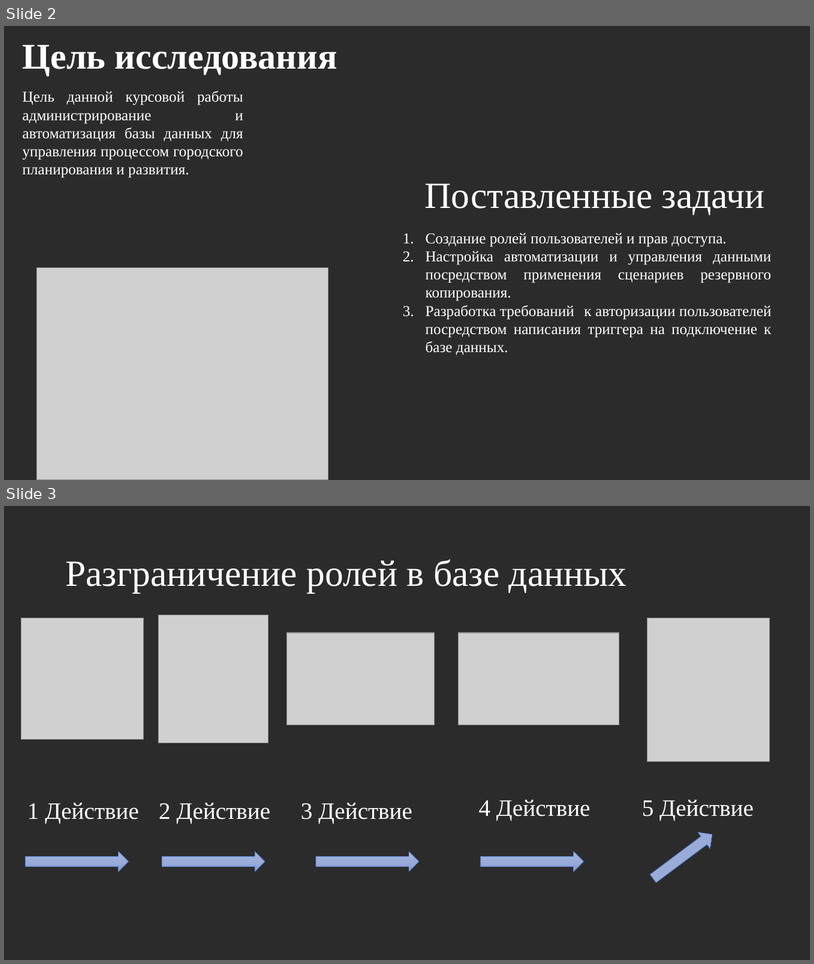
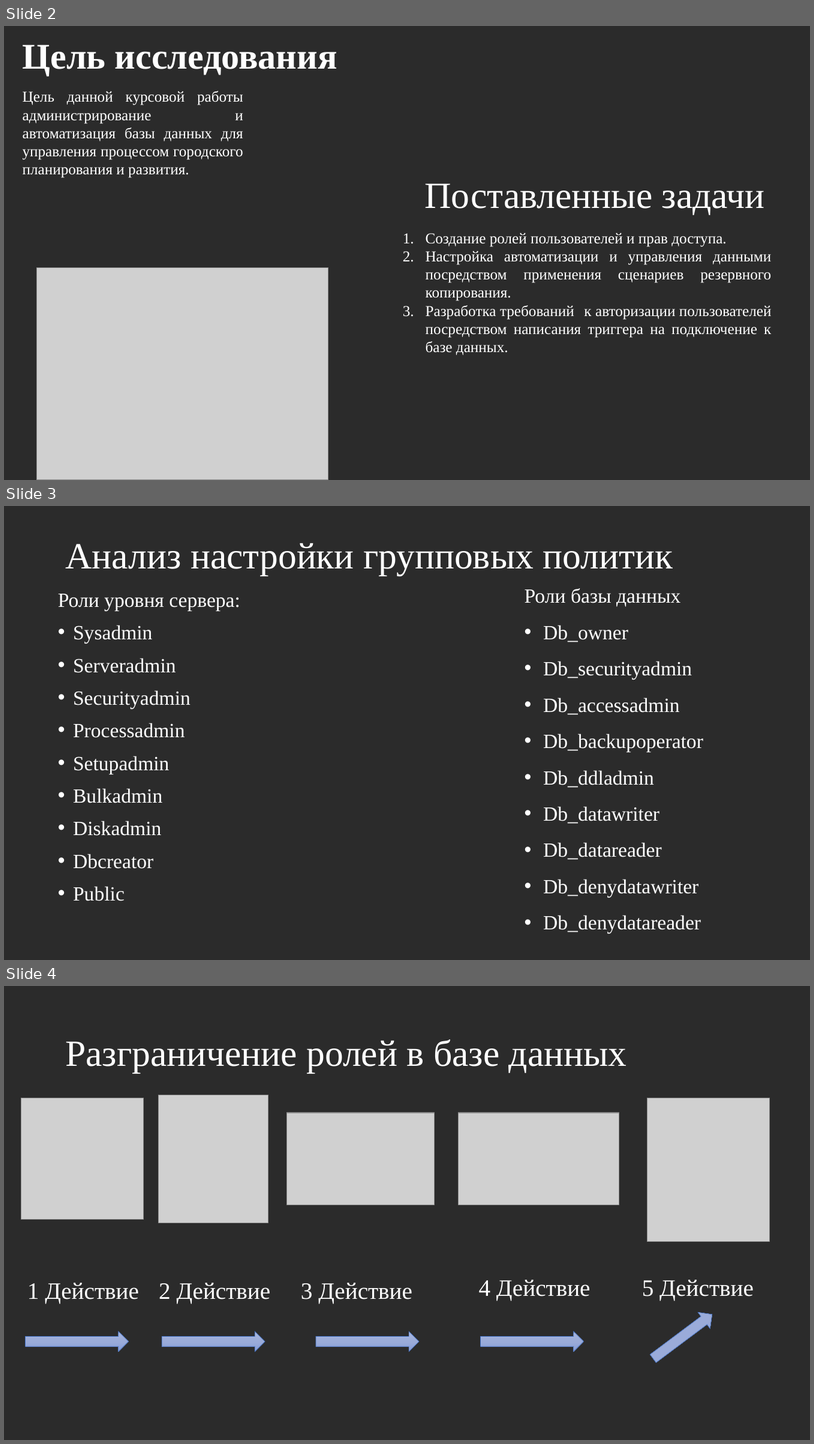
Before and after one commit to EVETuesday/UrbanPlanning, a slide deck: 07.01/07.01_Презентация_КириллинМаксим.pptx. Shown one above the other, each under a label of ours: slides 2 and 3 before the commit, slides 2, 3 and 4 after it. The pictures are 814x964 and 814x1444 pixels, drawn with LibreOffice and Linux fonts; fonts in the diff are those of the drawing; grey boxes stand for pictures; background and template pictures are left out; a plain dark background stands for a picture behind light text. Boxes give left, top, right and bottom in pixels: in the first picture for what was removed or moved away, otherwise in the second. Text is boxed around its words. In the diff, an @@ line names an element or a change of style, - is before the commit and + after.

```diff
--- a/07.01/07.01_Презентация_КириллинМаксим.pptx
+++ b/07.01/07.01_Презентация_КириллинМаксим.pptx
@@ slide 3 added at (x1=4, y1=506, x2=810, y2=960), background picture (left out) @@
@@ title added at (x1=65, y1=543, x2=673, y2=576), 44 pt, text #FFFFFF @@
+Анализ настройки групповых политик
@@ text added at (x1=58, y1=594, x2=240, y2=868), 24 pt, text #FFFFFF @@
+Роли уровня сервера:
+• Sysadmin
+• Serveradmin
+• Securityadmin
+• Processadmin
+• Setupadmin
+• Bulkadmin
+• Diskadmin
+• Dbcreator
+• Public
@@ text added at (x1=525, y1=588, x2=704, y2=933), 24 pt, text #FFFFFF @@
+Роли базы данных
+• Db_owner
+• Db_securityadmin
+• Db_accessadmin
+• Db_backupoperator
+• Db_ddladmin
+• Db_datawriter
+• Db_datareader
+• Db_denydatawriter
+• Db_denydatareader
@@ what was slide 3 is now slide 4 @@
```
Also in this commit, not shown: 1 slide changed, 3 other files.
